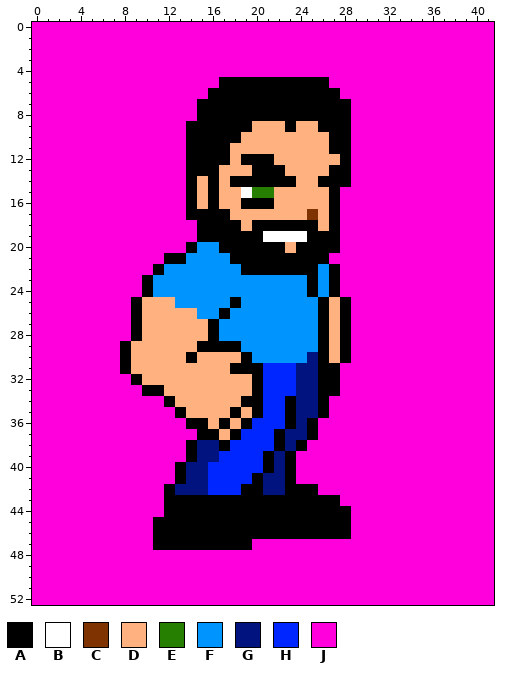
File history of a pixel-art sprite, chars/mb2/sprites/victory_1.png. The picture above was drawn from the file before the commit.
The file is 42x53 pixels.
Palette (. is transparent): A #000000  B #ffffff  C #7f3300  D #ffb27f  E #267f00  F #0094ff  G #00137f  H #0026ff  J #ff00dc
New version:
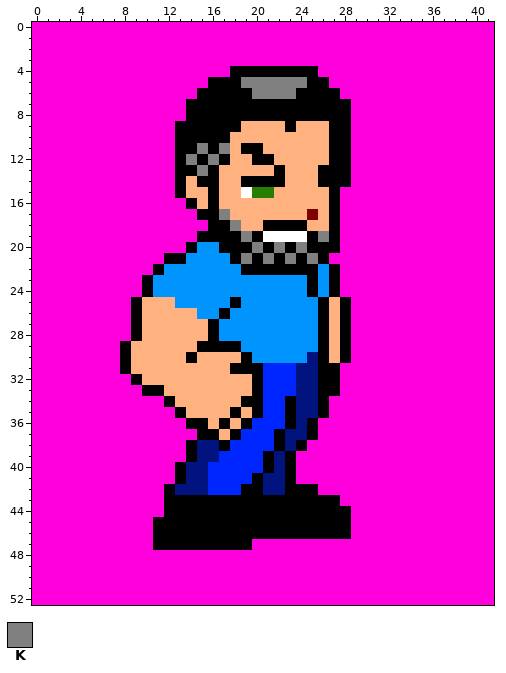
Colours new in this view: K #808080
The exact change:
colour C: #7f3300 -> #7f0000
y 4: x 18..25 JJJJJJJJ -> AAAAAAAA
y 5: x 16 J -> A; x 19..24 AAAAAA -> KKKKKK
y 6: x 15 J -> A; x 20..23 AAAA -> KKKK
y 7..8: x 14 J -> A
y 9: x 13 J -> A; x 19 A -> D; x 26 A -> D
y 10: x 13 J -> A; x 18 A -> D
y 11: x 13 J -> A; x 15 A -> K; x 17 A -> K; x 19..20 DD -> AA
y 12: x 13..14 JA -> AK; x 16 A -> K; x 19 A -> D; x 27 D -> A
y 13: x 13 J -> A; x 15 A -> K; x 20..21 AA -> DD; x 26 D -> A
y 14: x 13..15 JAD -> ADA; x 18 A -> D; x 23 A -> D
y 15: x 13..14 JA -> AD
y 16: x 19..21 AAA -> DDD
y 17: x 14 A -> J; x 17 A -> K
y 18: x 15 A -> J; x 18 A -> K; x 20 A -> D; x 25 A -> D
y 19: x 19 A -> K; x 26 A -> K
y 20: x 20 A -> K; x 22..24 ADA -> KAK
y 21: x 19 A -> K; x 21 A -> K; x 23 A -> K; x 25 A -> K
Pixel boxes of the changes (left, top, right, bottom) in both pictures:
changed: (175, 66, 340, 264)
